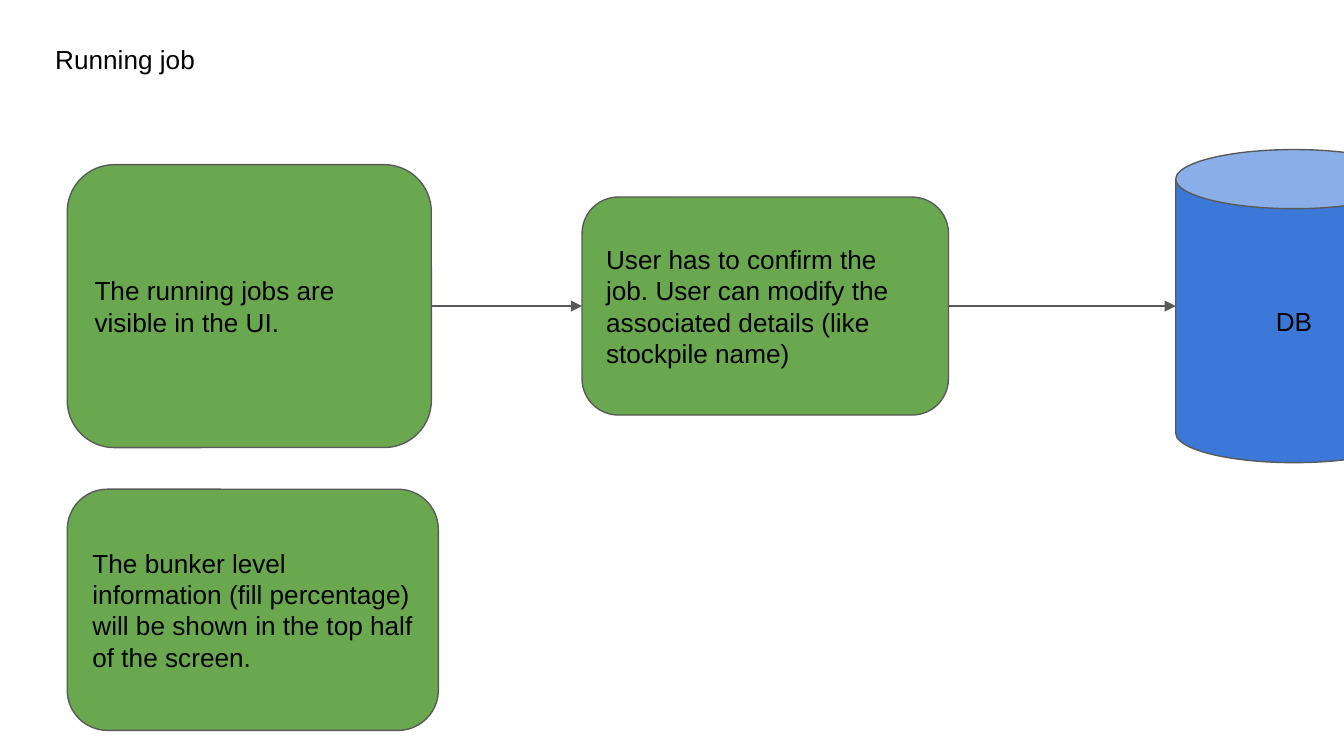
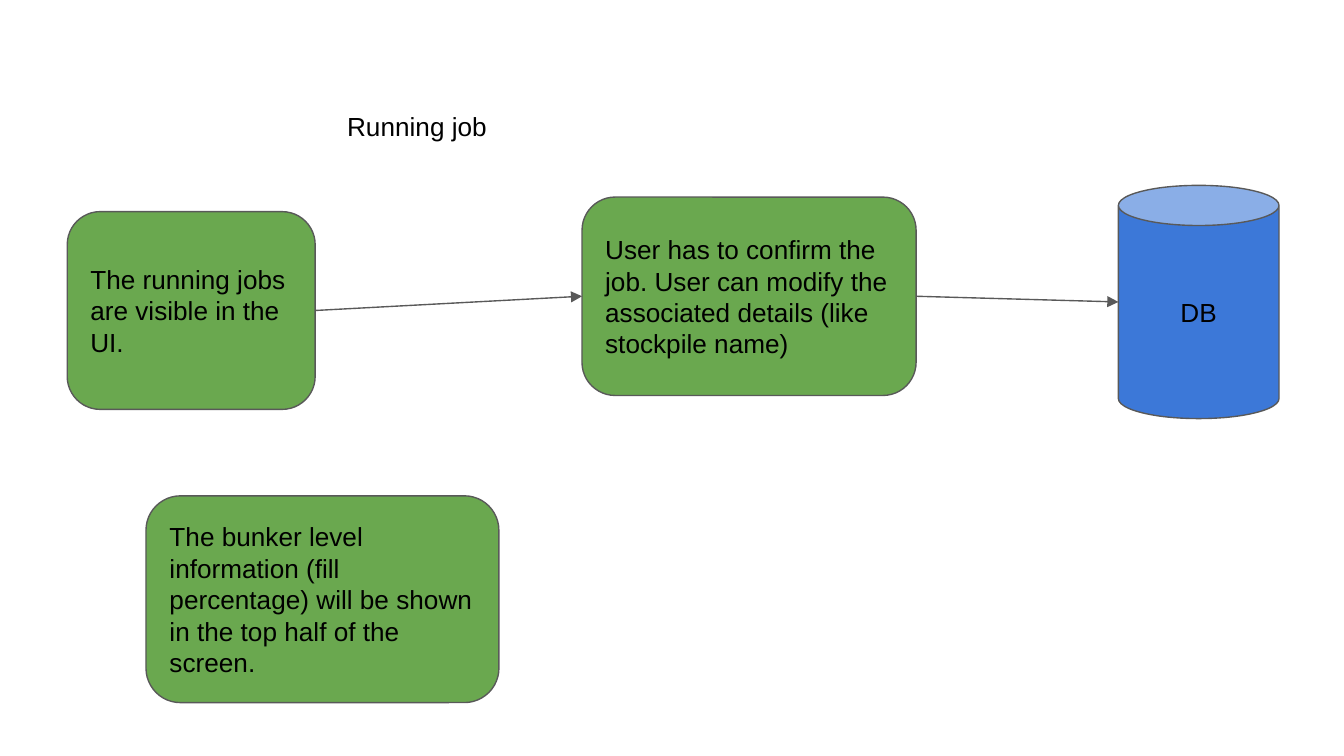
Before and after one commit to elogic-cscts/cscts_srs, a slide deck: slide 4 of Scada_Jobs_SRS/scada-flow.pptx. Drawn at 1344x756 pixels with LibreOffice and Linux fonts; fonts in the diff are those of the drawing. Boxes give left, top, right and bottom in pixels: in the first picture for what was removed or moved away, otherwise in the second. Text is boxed around its words. In the diff, an @@ line names an element or a change of style, - is before the commit and + after.

```diff
--- a/Scada_Jobs_SRS/scada-flow.pptx
+++ b/Scada_Jobs_SRS/scada-flow.pptx
@@ text "Running job": place and size @@
-text "Running job" at <box>55,50,195,75</box>
+text "Running job" at <box>347,117,487,141</box>
@@ rounded rectangle "User has to confirm the ...": place and size @@
-rounded rectangle "User has to confirm the ..." at <box>582,198,949,415</box>
+rounded rectangle "User has to confirm the ..." at <box>582,198,917,396</box>
@@ cylinder "DB": place and size @@
-cylinder "DB" at <box>1176,149,1344,462</box>
+cylinder "DB" at <box>1118,185,1279,419</box>
@@ rounded rectangle "The running jobs are visible ...": place and size @@
-rounded rectangle "The running jobs are visible ..." at <box>67,165,431,448</box>
+rounded rectangle "The running jobs are visible ..." at <box>67,211,314,409</box>
@@ arrow moved from (431, 306) - (582, 306) to (314, 310) - (582, 296) @@
@@ arrow moved from (949, 306) - (1176, 306) to (917, 296) - (1118, 302) @@
@@ rounded rectangle "The bunker level information (fill ...": place and size @@
-rounded rectangle "The bunker level information (fill ..." at <box>67,489,438,730</box>
+rounded rectangle "The bunker level information (fill ..." at <box>146,496,500,703</box>
```
Also in this commit, not shown: 3 other slides changed, 40 other files.
